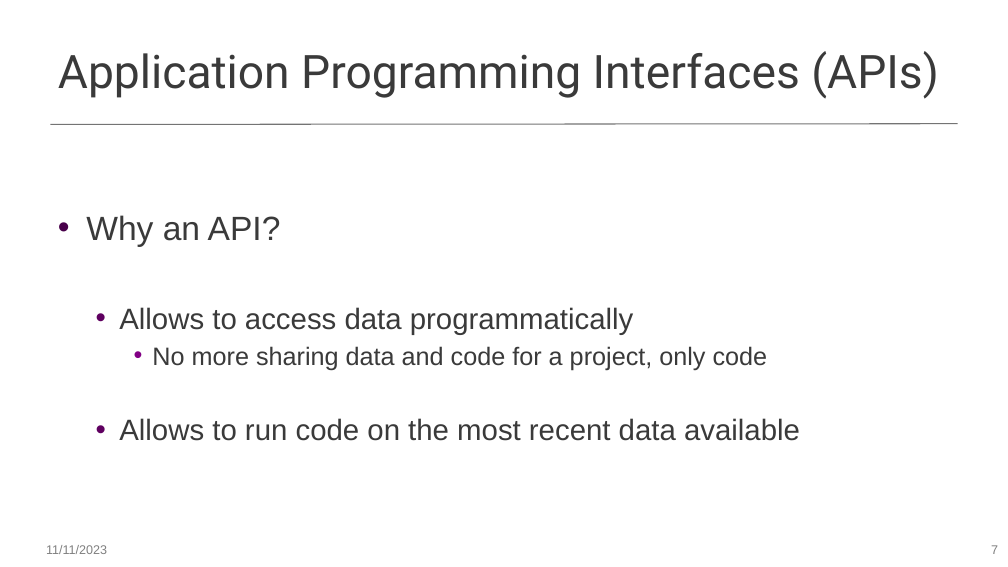
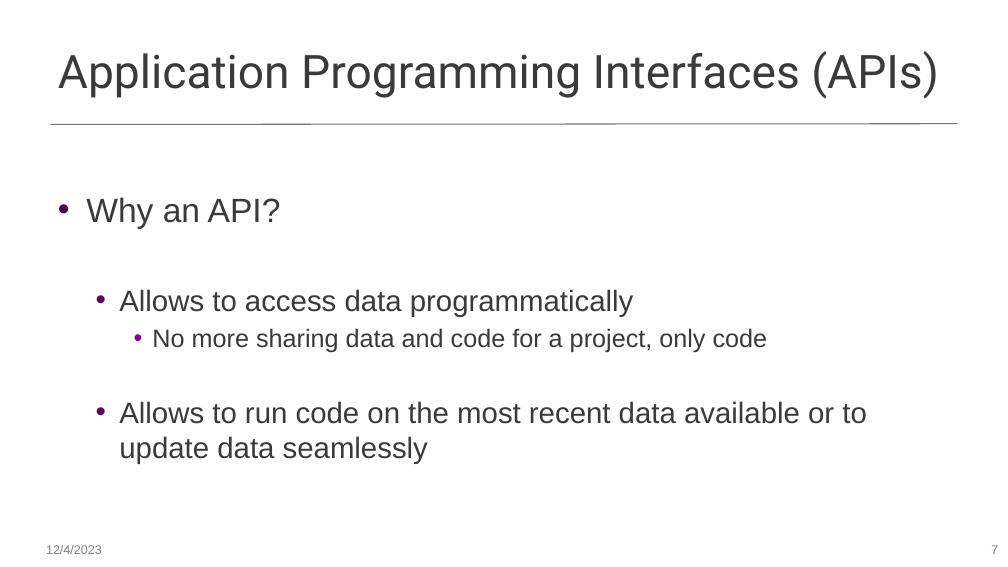
Before and after one commit to worldbank/dec-python-course, a slide deck: slide 7 of 1-foundations/4-api-and-dataviz/Introduction to APIs.pptx. Drawn at 1008x567 pixels with LibreOffice and Linux fonts; fonts in the diff are those of the drawing. Boxes give left, top, right and bottom in pixels: in the first picture for what was removed or moved away, otherwise in the second. Text is boxed around its words. In the diff, an @@ line names an element or a change of style, - is before the commit and + after.

```diff
--- a/1-foundations/4-api-and-dataviz/Introduction to APIs.pptx
+++ b/1-foundations/4-api-and-dataviz/Introduction to APIs.pptx
@@ text at [119, 401, 866, 464]: text changed @@
-  • Allows to run code on the most recent data available
+  • Allows to run code on the most recent data available or to update data seamlessly
@@ text at [46, 545, 102, 554]: text changed @@
-11/11/2023
+12/4/2023
```
Also in this commit, not shown: 13 other slides changed, 1 slide added, 1 slide removed, 1 other file.
